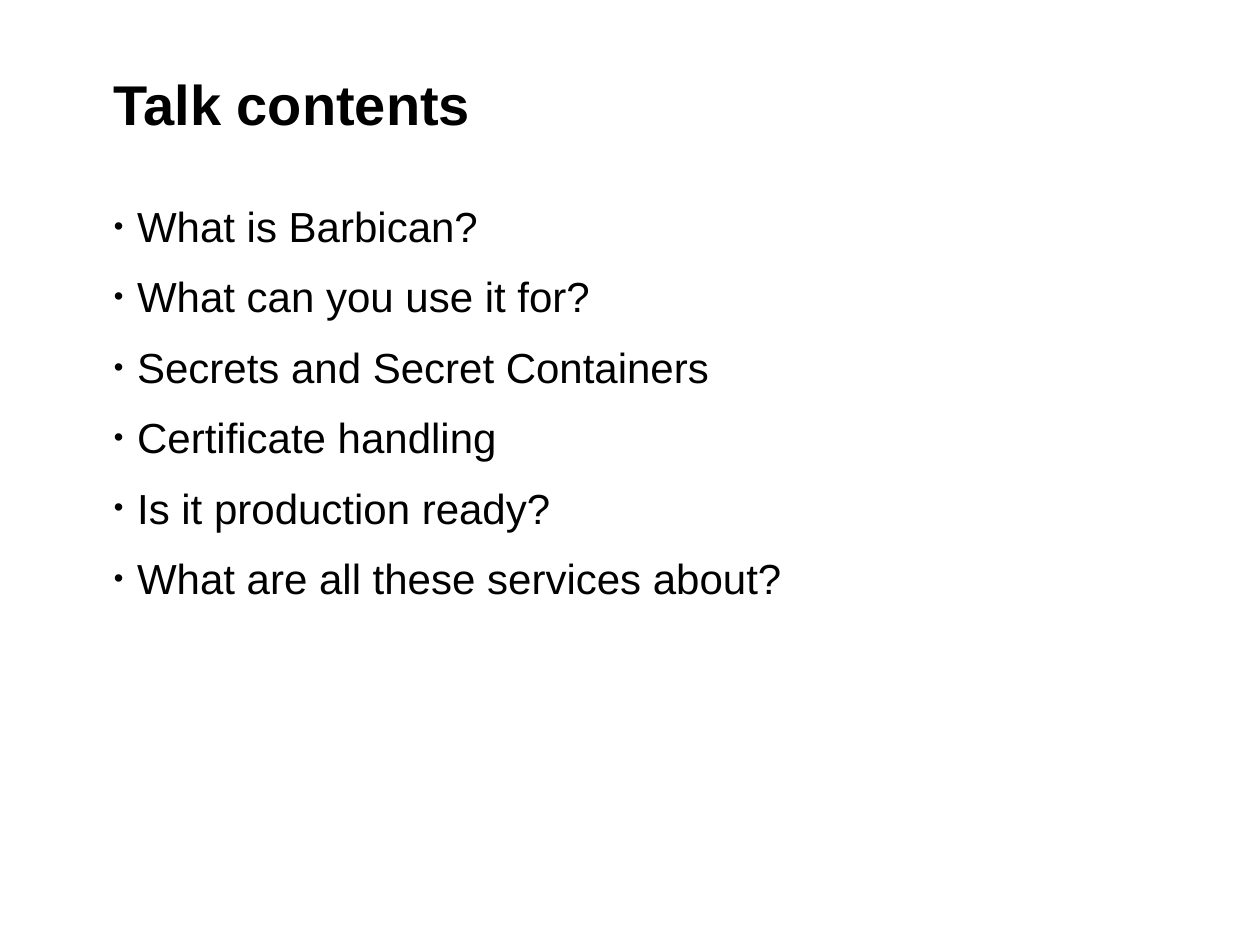
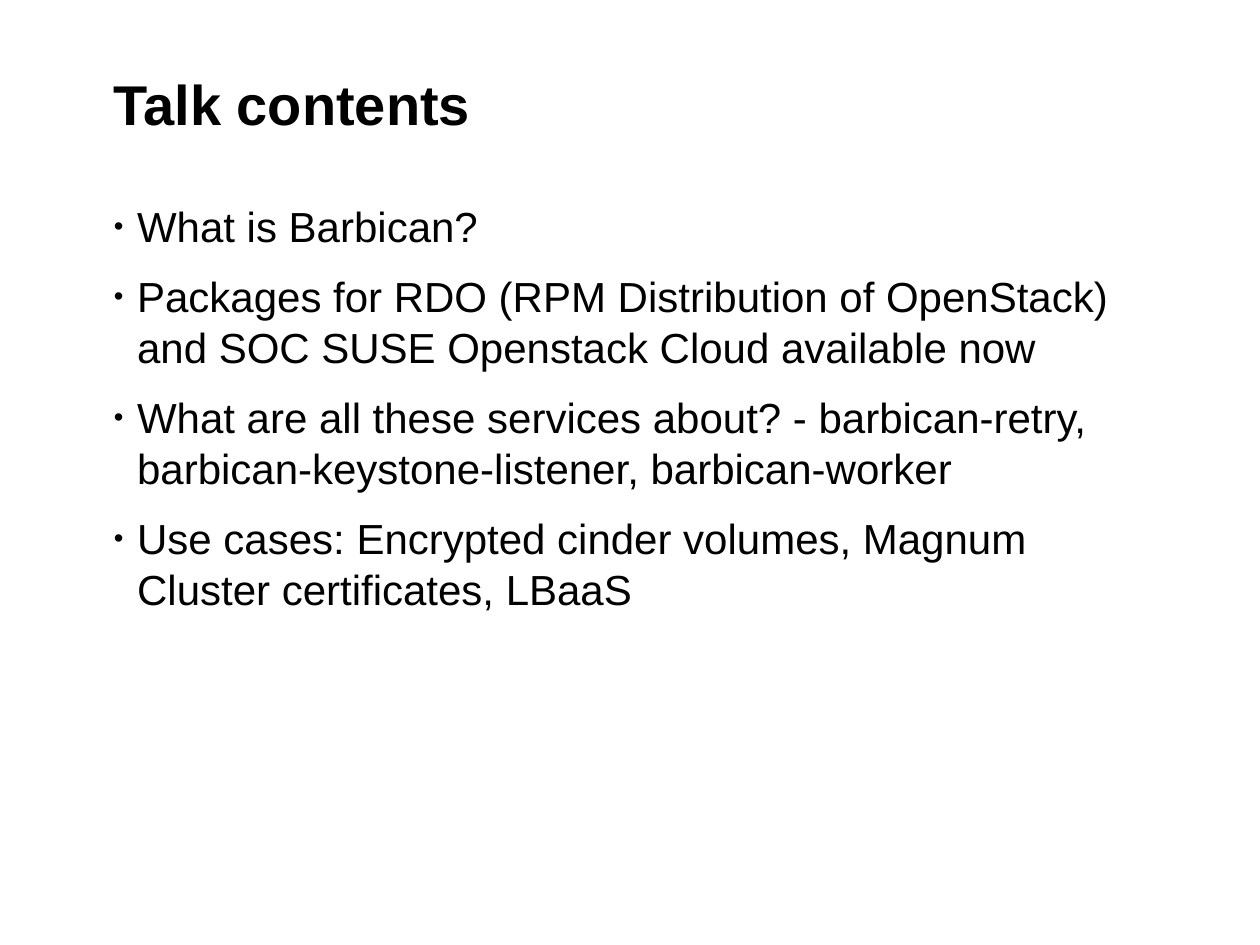
Before and after one commit to sayalilunkad/openstack-barcelona, a slide deck: slide 3 of hiding-in-the-clouds_secret-management-with-openstack-barbican/presentation.odp. Drawn at 1260x945 pixels with LibreOffice and Linux fonts; fonts in the diff are those of the drawing; background and template pictures are left out. Boxes give left, top, right and bottom in pixels: in the first picture for what was removed or moved away, otherwise in the second. Text is boxed around its words. In the diff, an @@ line names an element or a change of style, - is before the commit and + after.

```diff
--- a/hiding-in-the-clouds_secret-management-with-openstack-barbican/presentation.odp
+++ b/hiding-in-the-clouds_secret-management-with-openstack-barbican/presentation.odp
@@ text at [137,281,1108,611]: text changed @@
-• What can you use it for?
-• Secrets and Secret Containers
-• Certificate handling
-• Is it production ready?
-• What are all these services about?
+• Packages for RDO (RPM Distribution of OpenStack) and SOC SUSE Openstack Cloud available now
+• What are all these services about? - barbican-retry, barbican-keystone-listener, barbican-worker
+• Use cases: Encrypted cinder volumes, Magnum Cluster certificates, LBaaS
```
Also in this commit, not shown: 8 slides added, 2 slides removed.
